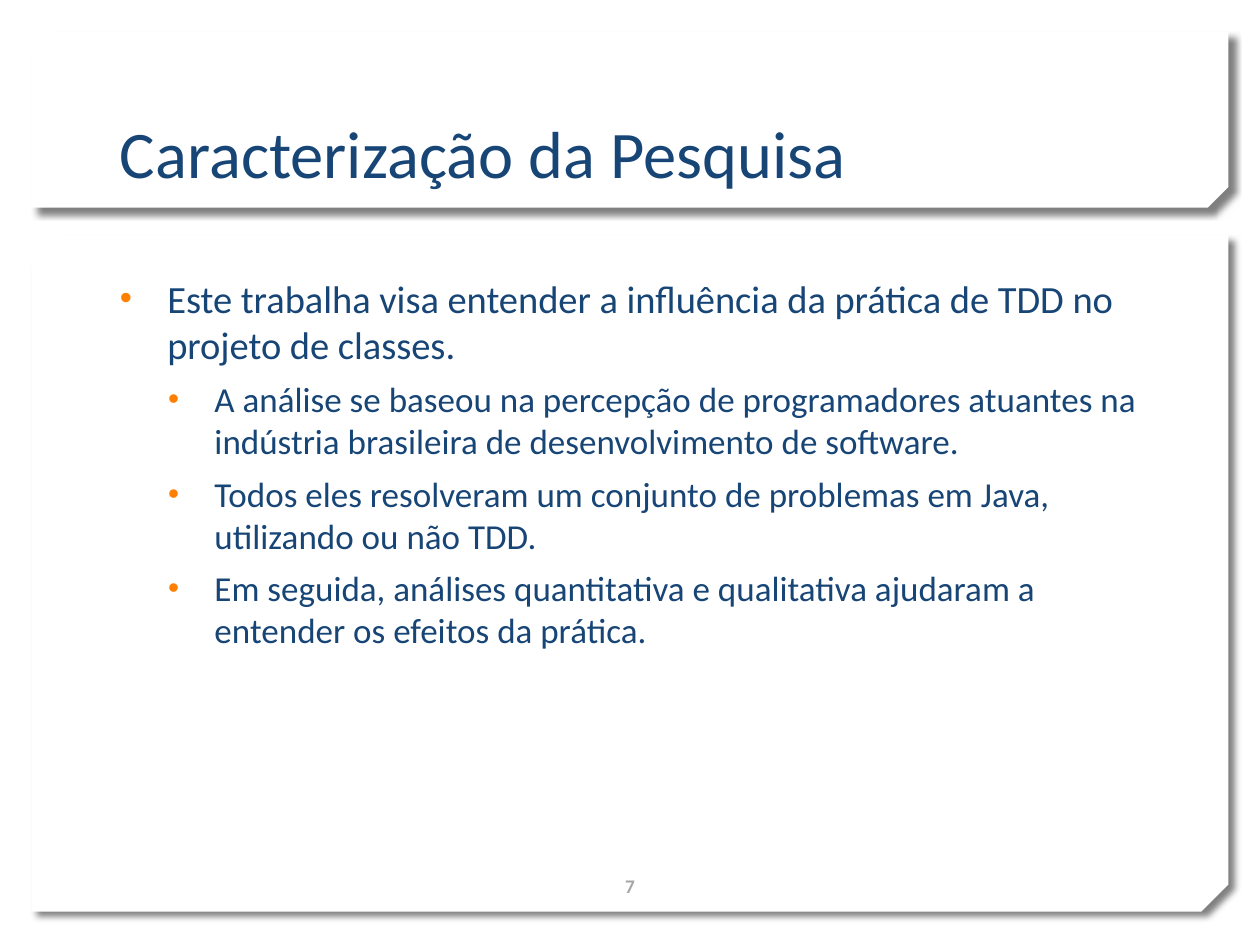
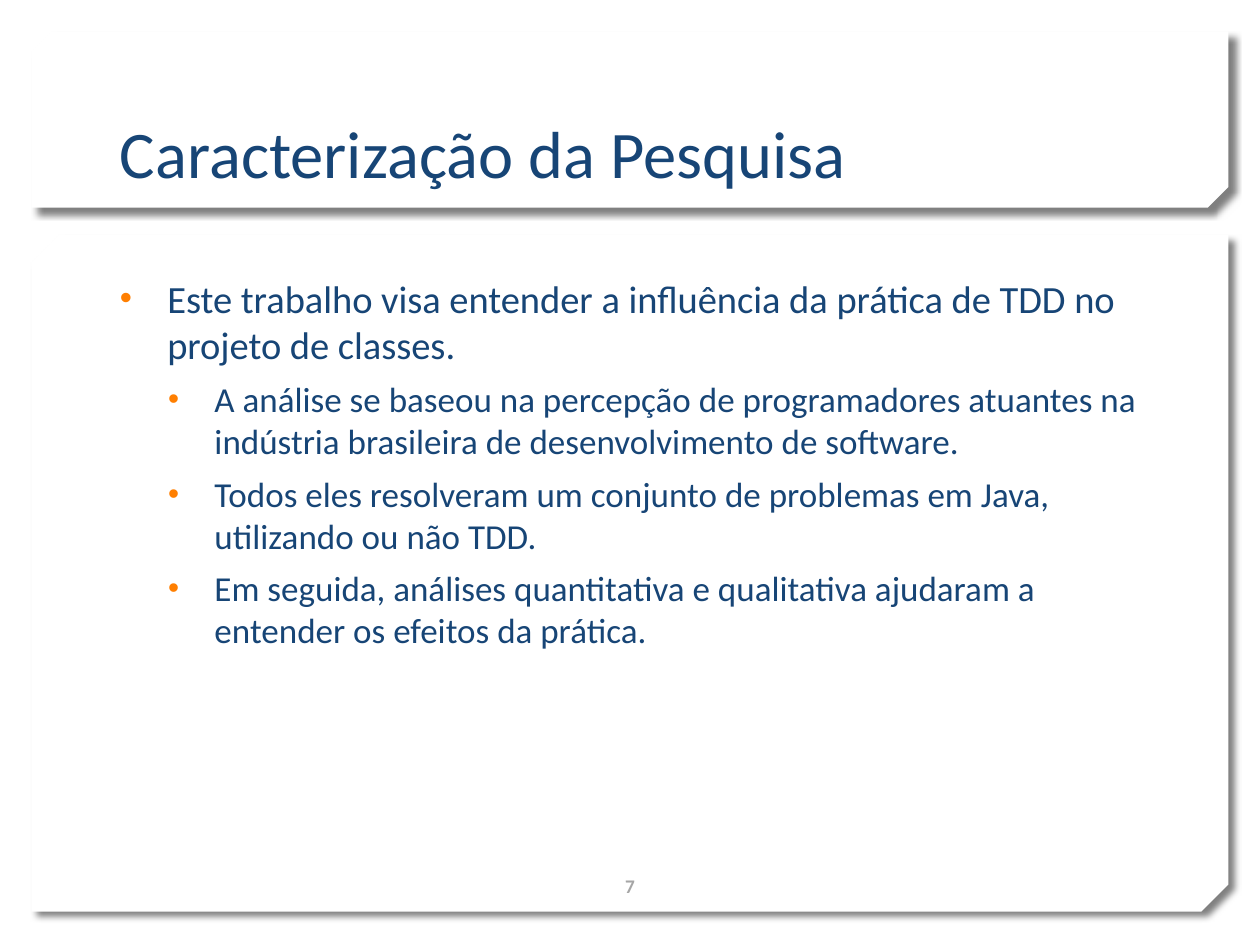
Before and after one commit to marcogerosa/mestrado, a slide deck: slide 7 of defesa.pptx. Drawn at 1260x945 pixels with LibreOffice and Linux fonts; fonts in the diff are those of the drawing; background and template pictures are left out. Boxes give left, top, right and bottom in pixels: in the first picture for what was removed or moved away, otherwise in the second. Text is boxed around its words. In the diff, an @@ line names an element or a change of style, - is before the commit and + after.

```diff
--- a/defesa.pptx
+++ b/defesa.pptx
@@ text at (x1=167, y1=286, x2=1114, y2=366): text changed @@
-• Este trabalha visa entender a influência da prática de TDD no projeto de classes.
+• Este trabalho visa entender a influência da prática de TDD no projeto de classes.
```
Also in this commit, not shown: 6 other slides changed, 1 other file.
